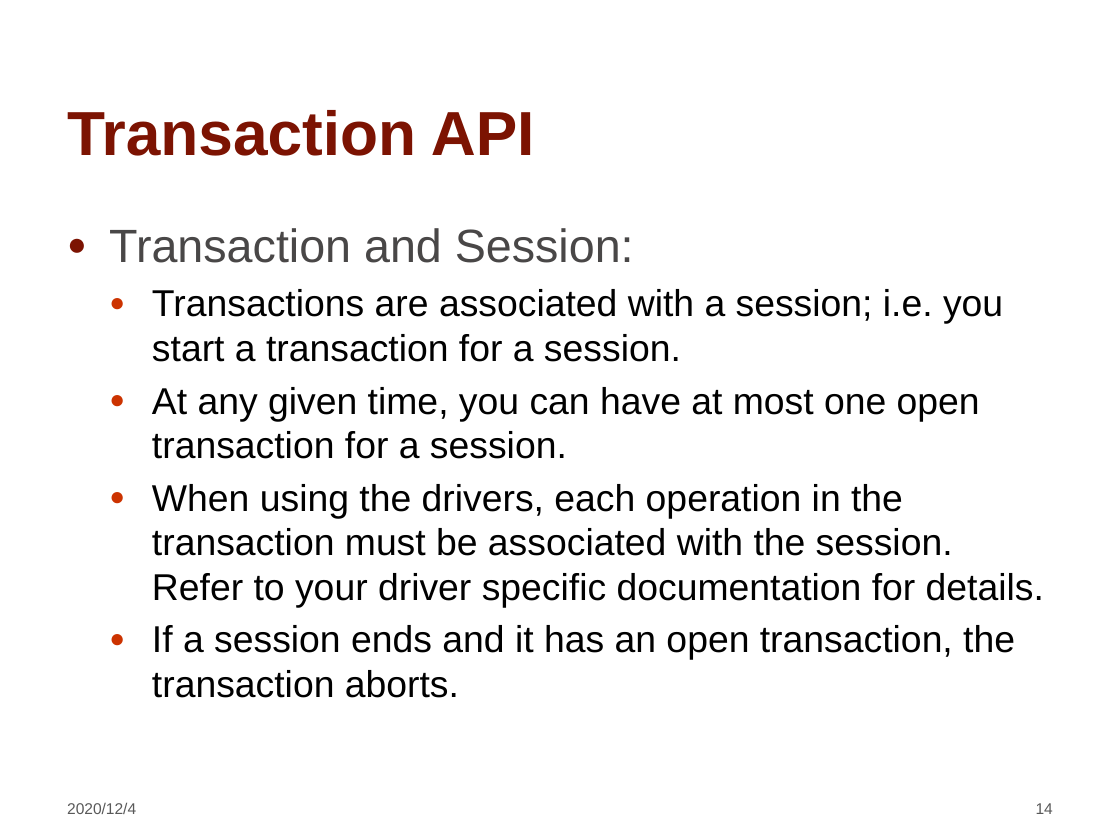
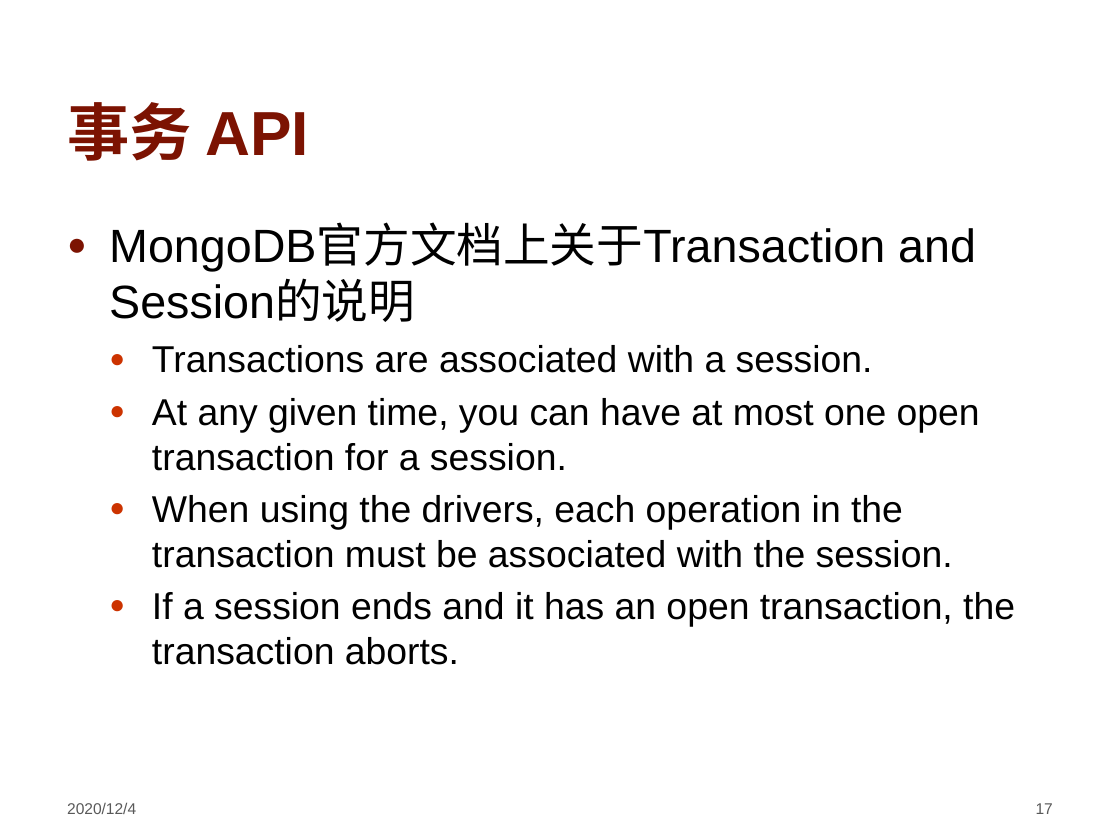
Before and after one commit to hengxin/awesome-dbs, a slide deck: slide 17 of ppt/Introduction-of-Transactions-in-MongoDB.pptx (slide 14 before the commit). Drawn at 1120x840 pixels with LibreOffice and Linux fonts; fonts in the diff are those of the drawing; background and template pictures are left out. Boxes give left, top, right and bottom in pixels: in the first picture for what was removed or moved away, otherwise in the second. Text is boxed around its words. In the diff, an @@ line names an element or a change of style, - is before the commit and + after.

Commit message:
final slides of MongoDB-tx

```diff
--- a/ppt/Introduction-of-Transactions-in-MongoDB.pptx
+++ b/ppt/Introduction-of-Transactions-in-MongoDB.pptx
@@ title at <box>67,102,310,161</box>: text changed @@
-Transaction API
+事务 API
@@ text at <box>109,226,976,373</box>: text changed; size 24 to 30 pt @@
-● Transaction and Session:
-  ● Transactions are associated with a session; i.e. you start a transaction for a session.
+● MongoDB官方文档上关于Transaction and Session的说明
+  ● Transactions are associated with a session.
@@ text at <box>152,495,953,568</box>: text changed @@
-  ● When using the drivers, each operation in the transaction must be associated with the session. Refer to your driver specific documentation for details.
+  ● When using the drivers, each operation in the transaction must be associated with the session.
@@ page number at <box>1036,803,1053,814</box>: text changed @@
-14
+17
```
Also in this commit, not shown: 11 other slides changed, 15 slides added, 13 slides removed.
